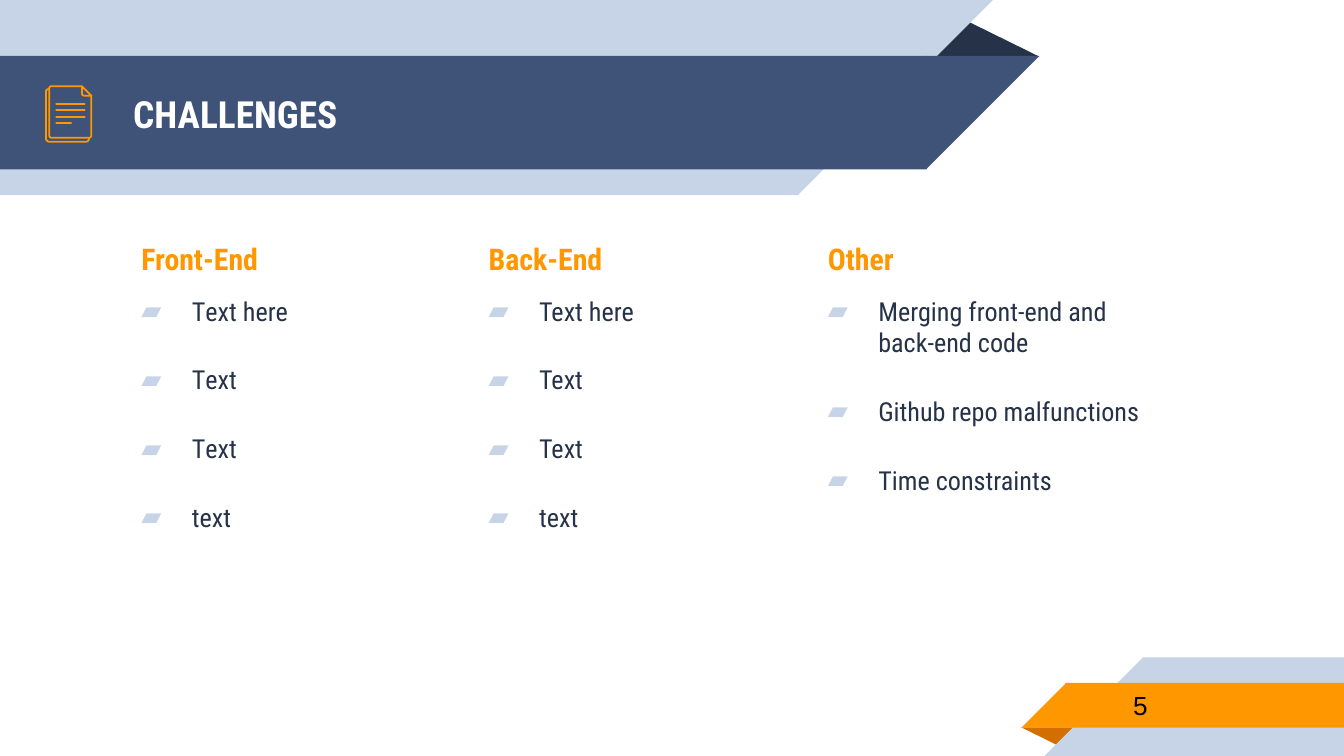
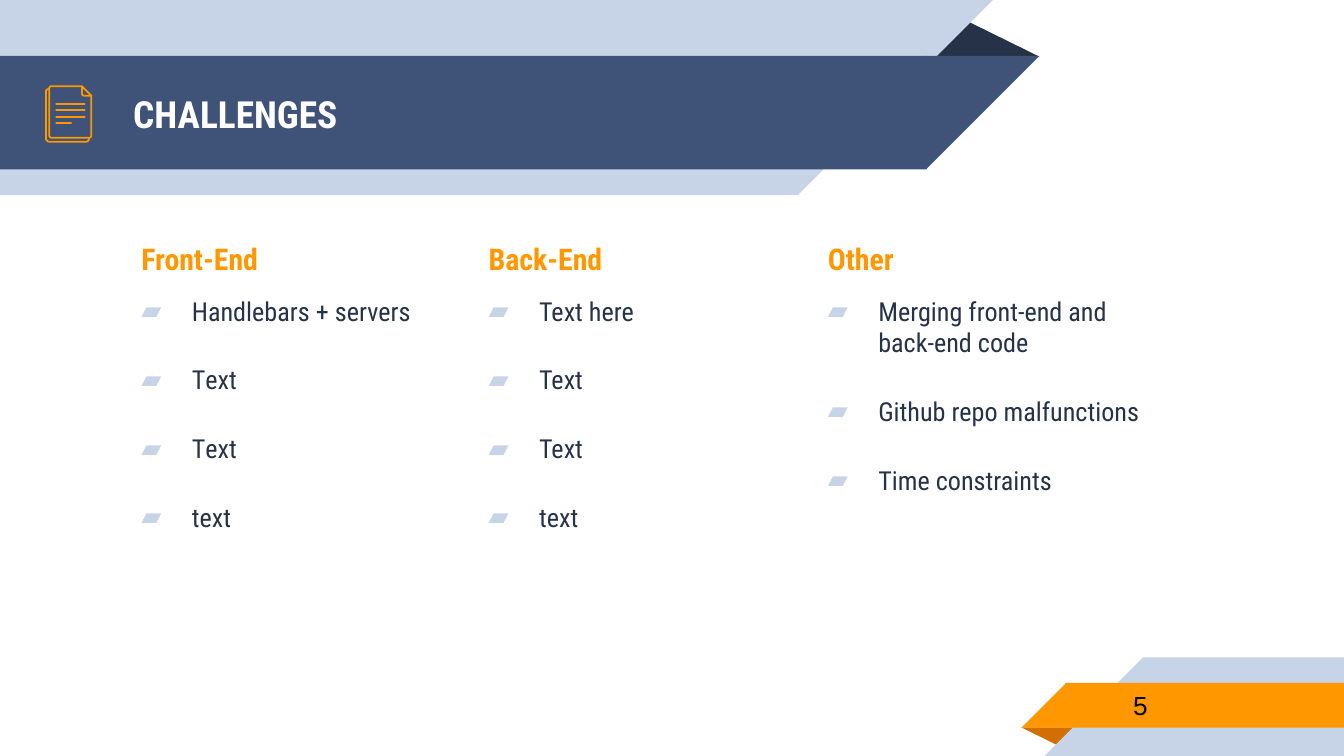
Before and after one commit to rtgiles/EventLite, a slide deck: slide 5 of EventLite.pptx. Drawn at 1344x756 pixels with LibreOffice and Linux fonts; fonts in the diff are those of the drawing. Boxes give left, top, right and bottom in pixels: in the first picture for what was removed or moved away, otherwise in the second. Text is boxed around its words. In the diff, an @@ line names an element or a change of style, - is before the commit and + after.

```diff
--- a/EventLite.pptx
+++ b/EventLite.pptx
@@ text at (x1=192, y1=301, x2=411, y2=322): text changed @@
-▰ Text here
+▰ Handlebars + servers
```
Also in this commit, not shown: 2 other slides changed, 6 other files.
